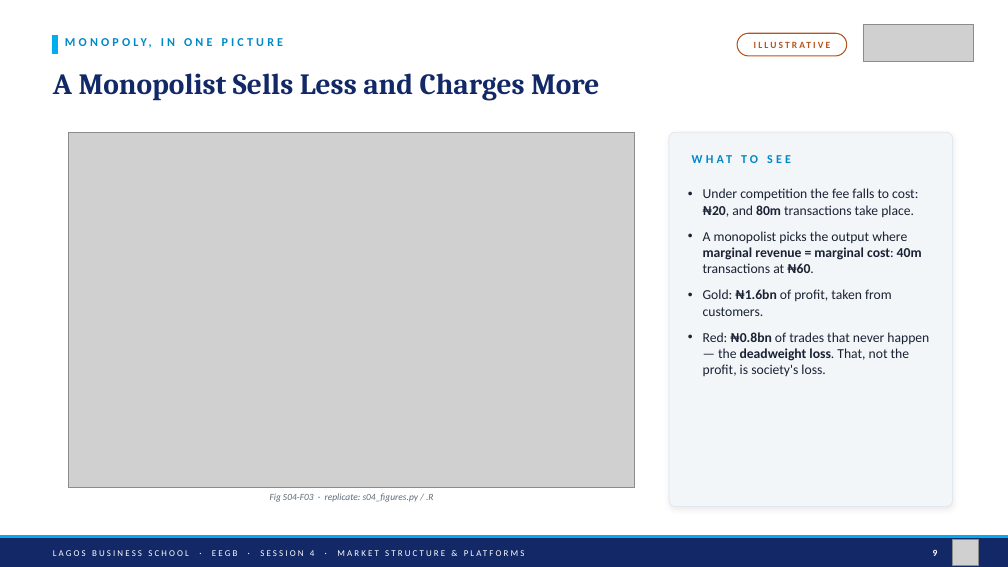
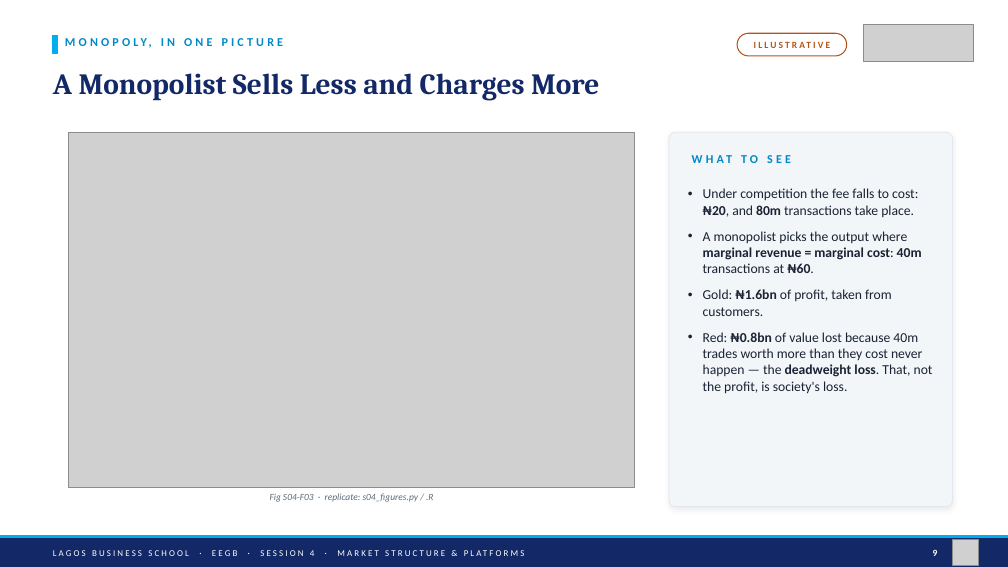
Before and after one commit to adibongo/eegb, a slide deck: slide 9 of sessions/s04/slides/EEGB_S04_Market_Structure_Platforms_Competition_Policy.pptx. Drawn at 1008x567 pixels with LibreOffice and Linux fonts; fonts in the diff are those of the drawing; grey boxes stand for pictures. Boxes give left, top, right and bottom in pixels: in the first picture for what was removed or moved away, otherwise in the second. Text is boxed around its words. In the diff, an @@ line names an element or a change of style, - is before the commit and + after.

```diff
--- a/sessions/s04/slides/EEGB_S04_Market_Structure_Platforms_Competition_Policy.pptx
+++ b/sessions/s04/slides/EEGB_S04_Market_Structure_Platforms_Competition_Policy.pptx
@@ text at [703, 332, 933, 394]: text changed @@
-• Red: ₦0.8bn of trades that never happen — the deadweight loss. That, not the profit, is society's loss.
+• Red: ₦0.8bn of value lost because 40m trades worth more than they cost never happen — the deadweight loss. That, not the profit, is society's loss.
```
Also in this commit, not shown: 17 other slides changed, 15 other files.
